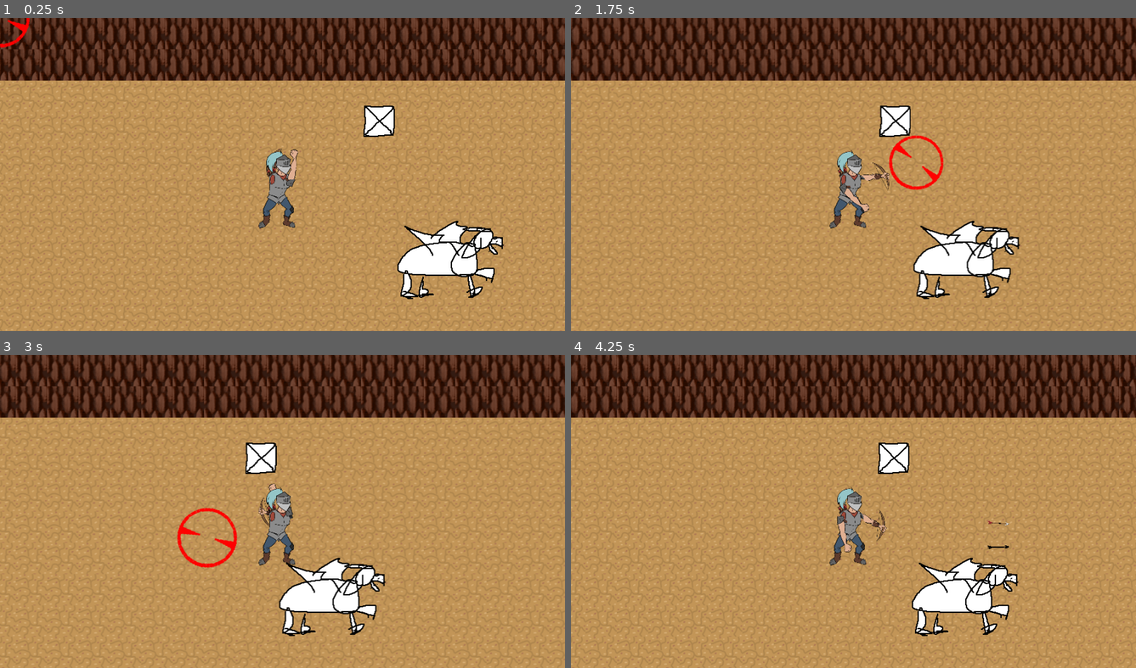
Above: before the commit, frames 1-4 (two rows, left to right).
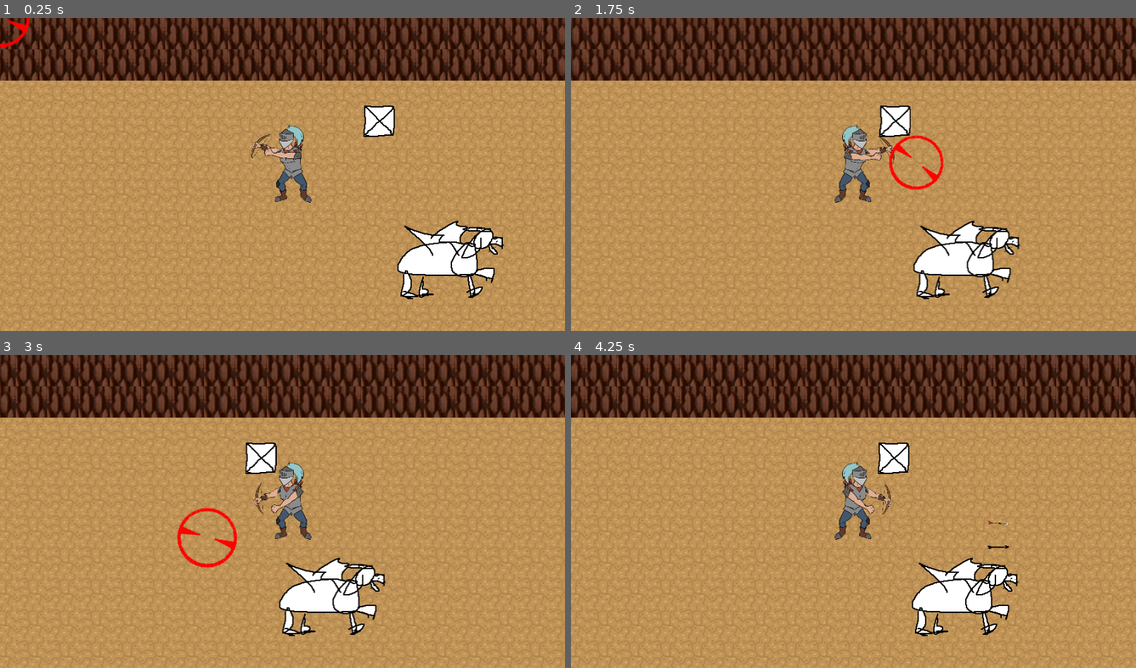
Above: after the commit, the same moments.

Repository: m7rk/codingblocksjam
Game: Godot game, scene res://Dungeon.tscn
The game is run twice, just before and just after one commit, with the same random seed, the same clock (stepped at 60 frames per second) and the same inputs.
Inputs (mouse positions are in pixels of both pictures, inside the frame that each line leads up to):
- Up to frame 1 (0.25 s): no input
- Up to frame 2 (1.75 s): move the mouse to (977, 158) at 0.52 s; hold D (right) 0.53-1.25 s; click (977, 158) at 0.67 s; drag from (740, 190) to (915, 161) at 1.27 s
- Up to frame 3 (3 s): move the mouse to (339, 442) at 2.02 s; hold D (right) 2.03-2.75 s; click (339, 442) at 2.17 s; drag from (254, 574) to (113, 464) at 2.77 s
- Up to frame 4 (4.25 s): move the mouse to (1023, 558) at 3.52 s; hold A (left) from 3.53 s (still down); click (1023, 558) at 3.67 s

The runs differ from the first frame. In frame 1, 1.6% of the frame differs, in the area x 44-56%, y 34-68%; in frame 2, 1.6%; in frame 3, 1.6%; in frame 4, 1.6%, in the area x 45-57%, y 34-68%.

Commit message:
flip sprite when dir reversed

Diff:
--- a/Dungeon.tscn
+++ b/Dungeon.tscn
@@ -110,6 +110,7 @@
 }
 
 [node name="CharacterRig" type="Node2D" parent="Player"]
+position = Vector2( 8, -41 )
 scale = Vector2( 0.2, 0.2 )
 
 [node name="Pelvis" type="Sprite" parent="Player/CharacterRig"]
@@ -129,14 +130,12 @@
 }
 
 [node name="BoneUpperLeftArm" type="Node2D" parent="Player/CharacterRig/Pelvis/BoneTorso/Torso"]
-position = Vector2( 0.666504, -17.4443 )
+position = Vector2( -59.1113, -31.6666 )
 
 [node name="UpperLeftArm" type="Sprite" parent="Player/CharacterRig/Pelvis/BoneTorso/Torso/BoneUpperLeftArm"]
-position = Vector2( -92, 1 )
+position = Vector2( -35, 30 )
+z_index = 1
 texture = ExtResource( 10 )
-__meta__ = {
-"_edit_lock_": true
-}
 
 [node name="LowerLeftArm" type="Sprite" parent="Player/CharacterRig/Pelvis/BoneTorso/Torso/BoneUpperLeftArm/UpperLeftArm"]
 position = Vector2( -69.1113, 115.667 )
@@ -154,7 +153,7 @@
 }
 
 [node name="LowerRightArm" type="Sprite" parent="Player/CharacterRig/Pelvis/BoneTorso/Torso/BoneUpperRightArm/UpperRightArm"]
-position = Vector2( 30.4653, 97.5265 )
+position = Vector2( 37.9097, 96.0822 )
 texture = ExtResource( 17 )
 
 [node name="Bow" type="Sprite" parent="Player/CharacterRig/Pelvis/BoneTorso/Torso/BoneUpperRightArm/UpperRightArm/LowerRightArm"]
--- a/Player.gd
+++ b/Player.gd
@@ -18,6 +18,7 @@
 
 
 func _physics_process(delta):
+
 	var raw_input = Vector2(0,0)
 	if(Input.is_action_pressed("right")):
 		raw_input = Vector2(1,0)
@@ -37,12 +38,14 @@
 	if(aimer_active):
 		target = Vector2(-450 + get_node("../Camera").global_position.x + get_viewport().get_mouse_position().x, get_viewport().get_mouse_position().y)
 		aim_time += delta
+		get_node("CharacterRig").scale.x = 0.2 * sign(get_viewport().get_mouse_position().x  - 450)
 		if(aim_time > AIM_LIMIT):
 			aim_time = AIM_LIMIT
 		rigAim(getAimerPosition())
 	else:
 		aim_time = 0
 		get_node("../Aimer").rotation_degrees = 0
+
 
 	get_node("../Aimer").global_position = target
 	var aimscale = pow((AIM_MAX - aim_time) / AIM_MAX,0.8)
@@ -54,6 +57,9 @@
 	var diff_x = target_x + -global_position.x + -450 # cam bias
 	var diff_y = get_viewport().get_mouse_position().y - global_position.y
 	return Vector2(diff_x,diff_y)
+
+func isReversed():
+	return sign(get_node("CharacterRig").scale.x) == -1
 
 func _input(event):
 	# Mouse in viewport coordinates.
@@ -67,6 +73,10 @@
 		aimer_active = false
 
 func rigAim(vec):
-	# offset + rad to deg
-	get_node("CharacterRig/Pelvis/BoneTorso/Torso/BoneUpperRightArm").rotation_degrees = -50 + 57 * atan2(vec.y,vec.x)
-	get_node("CharacterRig/Pelvis/BoneTorso/Torso/BoneUpperLeftArm").rotation_degrees = -50 + 57 * atan2(vec.y,vec.x)
+	if(isReversed()):
+		# offset + rad to deg
+		get_node("CharacterRig/Pelvis/BoneTorso/Torso/BoneUpperRightArm").rotation_degrees = 180 + -50 + -57 * atan2(vec.y,vec.x)
+		get_node("CharacterRig/Pelvis/BoneTorso/Torso/BoneUpperLeftArm").rotation_degrees = 180 + -90 + -57 * atan2(vec.y,vec.x)
+	else:
+		get_node("CharacterRig/Pelvis/BoneTorso/Torso/BoneUpperRightArm").rotation_degrees = -50 + 57 * atan2(vec.y,vec.x)
+		get_node("CharacterRig/Pelvis/BoneTorso/Torso/BoneUpperLeftArm").rotation_degrees = -90 + 57 * atan2(vec.y,vec.x)
